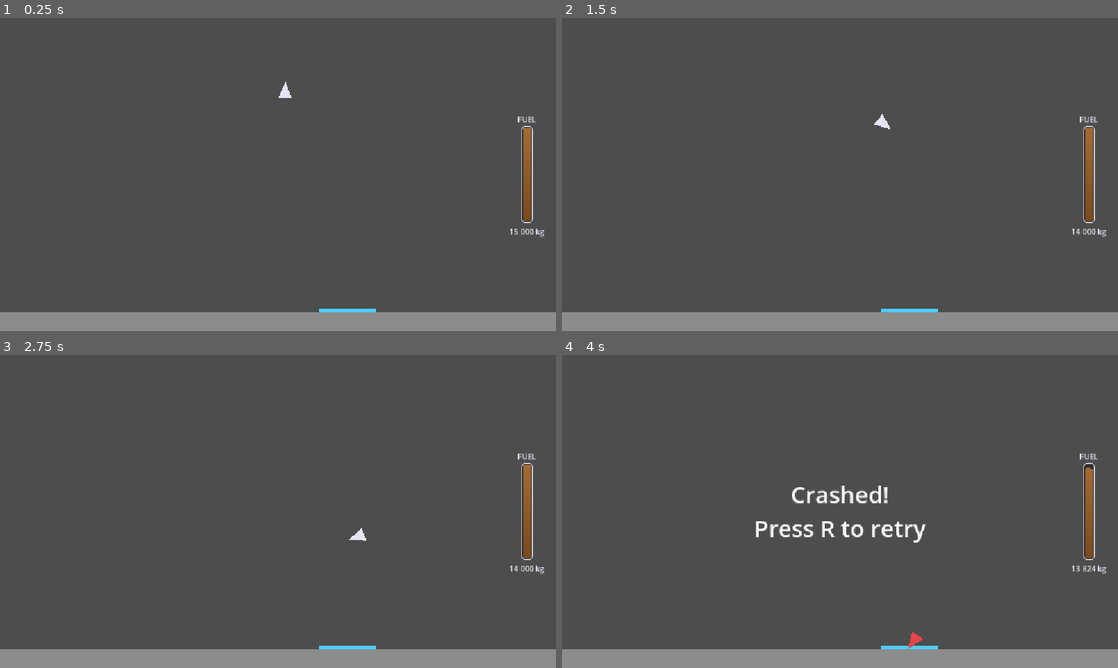
Above: before the commit, frames 1-4 (two rows, left to right).
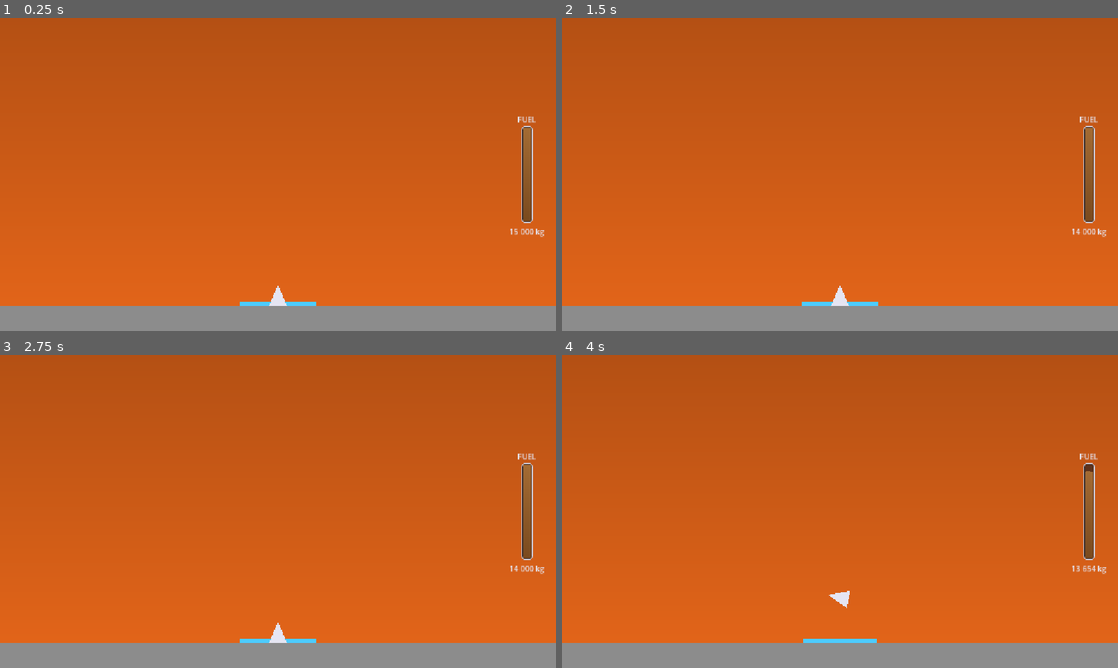
Above: after the commit, the same moments.

Repository: pkopczynski/lunar-lander
Game: Godot game, scene res://main.tscn
Two runs of this game, one before a commit and one after it. Both use one fixed random seed, a clock stepped at 60 frames per second and the inputs below.
Inputs:
- Up to frame 1 (0.25 s): no input
- Up to frame 2 (1.5 s): hold Right (ui_right) 0.53-1.28 s; hold - (weight_down) from 1.28 s (still down)
- Up to frame 3 (2.75 s): release - (weight_down) at 2.03 s; hold Right (ui_right) from 2.03 s (still down)
- Up to frame 4 (4 s): release Right (ui_right) at 2.78 s; hold Up (ui_up) 2.78-3.53 s; hold Left (ui_left) from 3.53 s (still down)

The runs differ from the first frame. In frame 1, 93% of the frame differs, in the area x 0-100%, y 0-94%; in frame 2, 93%; in frame 3, 93%; in frame 4, 93%.

Commit message:
feat: add deep space, station docking and region-aware camera
The world is now a tall column: a surface with gravity and mountains,
a border into gravity-free deep space, and a station maze in the
ceiling with a parking spot to dock in. Crossing the border needs
enough speed or the ship bounces back; soft walls and steering keep
the ship inside the world.

A follow camera zooms per region (close on the surface and at the
station, wide in deep space), zooms out with speed, and shakes and
punches in to 3x when the ship crosses the border. The surface and
deep space are 2.5x and 2x taller than the first layout.

Co-Authored-By: Claude Opus 5.5 <noreply@anthropic.com>

Diff:
--- /dev/null
+++ b/camera.gd
@@ -0,0 +1,74 @@
+class_name FollowCamera
+extends Camera2D
+
+const SURFACE_ZOOM := 1.3
+const DEEP_SPACE_ZOOM := 0.6
+const STATION_ZOOM := 1.3
+# Below the station, the zoom blends from deep space to station over this distance.
+const STATION_BLEND := 600.0
+
+const SLOW_SPEED := 50.0
+const FAST_SPEED := 400.0
+# Multiplies the region zoom at full speed.
+const FAST_ZOOM_FACTOR := 0.65
+const ZOOM_EASE_SPEED := 2.0
+
+const PUNCH_ZOOM := 3.0
+const PUNCH_IN_TIME := 0.35
+const PUNCH_HOLD_TIME := 0.25
+const PUNCH_OUT_TIME := 1.4
+
+const SHAKE_TIME := 2.0
+const SHAKE_STRENGTH := 10.0
+
+var shake_left := 0.0
+var eased_zoom := SURFACE_ZOOM
+var punch_factor := 1.0
+var punch_tween: Tween
+
+@onready var lander: Lander = get_parent()
+
+
+func _ready() -> void:
+	limit_top = int(Station.TOP_Y)
+	limit_bottom = int(World.GROUND_BOTTOM_Y)
+
+
+func _process(delta: float) -> void:
+	var fast_share := clampf(inverse_lerp(SLOW_SPEED, FAST_SPEED, lander.velocity.length()), 0.0, 1.0)
+	var target := region_zoom() * lerpf(1.0, FAST_ZOOM_FACTOR, fast_share)
+	eased_zoom = lerpf(eased_zoom, target, 1.0 - exp(-ZOOM_EASE_SPEED * delta))
+	zoom = Vector2.ONE * eased_zoom * punch_factor
+	fit_side_limits()
+
+	shake_left = maxf(shake_left - delta, 0.0)
+	offset = Vector2(randf_range(-1.0, 1.0), randf_range(-1.0, 1.0)) * SHAKE_STRENGTH * shake_left / SHAKE_TIME
+
+
+func region_zoom() -> float:
+	if not lander.in_deep_space:
+		return SURFACE_ZOOM
+	var station_share := smoothstep(World.SPACE_TOP_Y + STATION_BLEND, World.SPACE_TOP_Y, lander.position.y)
+	return lerpf(DEEP_SPACE_ZOOM, STATION_ZOOM, station_share)
+
+
+# The sides clamp to the world edges, but a view wider than the world is
+# centred on it instead of pinned to the right edge.
+func fit_side_limits() -> void:
+	var view_width := get_viewport_rect().size.x / zoom.x
+	var extra := maxf(view_width - World.WORLD_WIDTH, 0.0) / 2.0
+	limit_left = int(-extra)
+	limit_right = int(World.WORLD_WIDTH + extra)
+
+
+func shake() -> void:
+	shake_left = SHAKE_TIME
+
+
+func punch() -> void:
+	if punch_tween:
+		punch_tween.kill()
+	punch_tween = create_tween().set_trans(Tween.TRANS_SINE).set_ease(Tween.EASE_IN_OUT)
+	punch_tween.tween_property(self, "punch_factor", PUNCH_ZOOM, PUNCH_IN_TIME)
+	punch_tween.tween_interval(PUNCH_HOLD_TIME)
+	punch_tween.tween_property(self, "punch_factor", 1.0, PUNCH_OUT_TIME)
--- a/lander.gd
+++ b/lander.gd
@@ -4,7 +4,6 @@
 const GRAVITY := 60.0
 const THRUST := 150.0
 const ROTATION_SPEED := 3.0
-const START_DRIFT := 60.0
 
 const DEFAULT_DRY_MASS := 10000.0
 const MIN_DRY_MASS := 5000.0
@@ -28,28 +27,53 @@
 const MAX_LANDING_VERTICAL_SPEED := 50.0
 const MAX_LANDING_HORIZONTAL_SPEED := 25.0
 const MAX_LANDING_ANGLE_DEG := 15.0
-
-const PAD_CENTER_X := 720.0
+const MAX_DOCKING_SPEED := 40.0
+
+const PAD_CENTER_X := World.WORLD_WIDTH / 2.0
 const PAD_WIDTH := 120.0
 const PAD_HEIGHT := 6.0
 
+# Gravity fades out over this strip just below the border.
+const BORDER_BAND := 200.0
+const CROSSING_SPEED := 150.0
+const BOUNCE_STIFFNESS := 9.0
+
+const STEER_DISTANCE := 150.0
+const STEER_SPEED := 100.0
+const STEER_BRAKING := 600.0
+# Below this vertical speed, steering turns the nose up.
+const STEER_STILL_SPEED := 20.0
+
+const SOFT_WALL_WIDTH := 150.0
+const SOFT_WALL_DAMPING := 8.0
+const SOFT_WALL_PUSH := 300.0
+
 const LANDED_COLOR := Color(0.3, 1.0, 0.4)
 const CRASHED_COLOR := Color(1.0, 0.3, 0.3)
 
 var dry_mass := DEFAULT_DRY_MASS
 var fuel := FUEL_CAPACITY
-var landed := false
-var landed_time := 0.0
+# Every run starts resting on the pad.
+var landed := true
+var docked := false
+var rest_time := 0.0
 var since_liftoff := INF
 var level_tween: Tween
+var in_deep_space := false
+var bouncing := false
+var steering_after_crossing := false
+var can_dock := true
 
 @onready var flame: Polygon2D = $Flame
+@onready var hull: CollisionPolygon2D = $CollisionPolygon2D
+@onready var camera: FollowCamera = $Camera
+@onready var ground: StaticBody2D = $"../Ground"
 @onready var pad: Polygon2D = $"../Ground/Pad"
+@onready var station: Station = $"../Station"
 @onready var message: Label = $"../UI/Message"
 
 
 func _ready() -> void:
-	velocity.x = START_DRIFT
 	var half := PAD_WIDTH / 2.0
 	pad.position.x = PAD_CENTER_X - pad.get_parent().position.x
 	pad.polygon = PackedVector2Array([
@@ -70,16 +94,19 @@
 func _physics_process(delta: float) -> void:
 	var thrusting := Input.is_action_pressed("ui_up") and fuel > 0.0
 	flame.visible = thrusting
-	if landed:
+	if landed or docked:
 		if not thrusting:
 			rest(delta)
 			return
 		lift_off()
 
-	rotation += Input.get_axis("ui_left", "ui_right") * ROTATION_SPEED * delta
+	if is_steered():
+		rotation = rotate_toward(rotation, steer_rotation(), ROTATION_SPEED * delta)
+	else:
+		rotation += Input.get_axis("ui_left", "ui_right") * ROTATION_SPEED * delta
 
 	var mass_factor := total_mass() / REFERENCE_MASS
-	velocity.y += GRAVITY * (1.0 + GRAVITY_MASS_SCALE * (mass_factor - 1.0)) * delta
+	velocity.y += GRAVITY * (1.0 + GRAVITY_MASS_SCALE * (mass_factor - 1.0)) * gravity_share() * delta
 
 	if thrusting:
 		var thrust_dir := Vector2.UP.rotated(rotation)
@@ -87,24 +114,35 @@
 		velocity += thrust_dir * THRUST / mass_factor * delta
 	since_liftoff += delta
 
+	if bouncing:
+		# A spring back toward the border, so a ship too slow to cross bounces off it.
+		velocity.y -= BOUNCE_STIFFNESS * (position.y - World.BORDER_Y) * delta
+	if steering_after_crossing and velocity.length() > STEER_SPEED:
+		velocity = velocity.limit_length(move_toward(velocity.length(), STEER_SPEED, STEER_BRAKING * delta))
+	push_off_soft_walls(delta)
+
 	# move_and_slide() cancels velocity into the ground, so keep the impact velocity.
 	var impact_velocity := velocity
 	move_and_slide()
 
 	if get_slide_collision_count() > 0:
-		if is_safe_landing(impact_velocity):
+		if touched_only_ground() and is_safe_landing(impact_velocity):
 			land()
 		else:
 			crash()
 		return
 
-	var screen := get_viewport_rect()
-	if position.x < screen.position.x or position.x > screen.end.x or position.y > screen.end.y:
-		crash()
+	keep_inside_world()
+	cross_border()
+	try_docking(thrusting)
 
 
 func total_mass() -> float:
 	return dry_mass + fuel
+
+
+func gravity_share() -> float:
+	return smoothstep(World.BORDER_Y, World.BORDER_Y + BORDER_BAND, position.y)
 
 
 func burn_multiplier(thrust_dir: Vector2) -> float:
@@ -114,6 +152,80 @@
 	var opposing := maxf(0.0, -thrust_dir.dot(velocity.normalized()))
 	var speed_share := clampf(velocity.length() / BRAKING_FULL_SPEED, 0.0, 1.0)
 	return multiplier * (1.0 + BRAKING_BURN_FACTOR * opposing * speed_share)
+
+
+func is_steered() -> bool:
+	return steering_after_crossing or soft_wall_depth() > 0.0
+
+
+func steer_rotation() -> float:
+	return PI if velocity.y > STEER_STILL_SPEED else 0.0
+
+
+func soft_wall_depth() -> float:
+	# Below the mountain tops the mountains wall the sides instead.
+	if position.y >= World.MOUNTAIN_TOP_Y:
+		return 0.0
+	var edge_distance := minf(position.x, World.WORLD_WIDTH - position.x)
+	return maxf(SOFT_WALL_WIDTH - edge_distance, 0.0)
+
+
+func push_off_soft_walls(delta: float) -> void:
+	var depth := soft_wall_depth()
+	if depth <= 0.0:
+		return
+	var inward := 1.0 if position.x < World.WORLD_WIDTH / 2.0 else -1.0
+	if velocity.x * inward < 0.0:
+		velocity.x *= exp(-SOFT_WALL_DAMPING * delta)
+	velocity.x += inward * SOFT_WALL_PUSH * depth / SOFT_WALL_WIDTH * delta
+
+
+func keep_inside_world() -> void:
+	if position.y >= World.MOUNTAIN_TOP_Y:
+		return
+	var clamped_x := clampf(position.x, 0.0, World.WORLD_WIDTH)
+	if clamped_x != position.x:
+		position.x = clamped_x
+		velocity.x = 0.0
+
+
+func cross_border() -> void:
+	if absf(position.y - World.BORDER_Y) > STEER_DISTANCE:
+		steering_after_crossing = false
+	var past_border := (position.y < World.BORDER_Y) != in_deep_space
+	if not past_border:
+		bouncing = false
+		return
+	if bouncing:
+		return
+	if absf(velocity.y) >= CROSSING_SPEED:
+		in_deep_space = not in_deep_space
+		steering_after_crossing = true
+		camera.shake()
+		camera.punch()
+	else:
+		bouncing = true
+
+
+func try_docking(thrusting: bool) -> void:
+	if not is_inside_spot():
+		can_dock = true
+	elif can_dock and not thrusting and velocity.length() <= MAX_DOCKING_SPEED:
+		dock()
+
+
+func is_inside_spot() -> bool:
+	for point in hull.polygon:
+		if not station.parking_spot.has_point(to_global(point)):
+			return false
+	return true
+
+
+func touched_only_ground() -> bool:
+	for i in get_slide_collision_count():
+		if get_slide_collision(i).get_collider() != ground:
+			return false
+	return true
 
 
 func is_safe_landing(impact_velocity: Vector2) -> bool:
@@ -128,31 +240,49 @@
 
 func land() -> void:
 	landed = true
-	landed_time = 0.0
+	settle("Landed!")
+	# Leveling lifts the corner that touched down, so drop back onto the ground.
+	level_tween.tween_callback(move_and_collide.bind(Vector2.DOWN * PAD_HEIGHT * 4.0))
+
+
+func dock() -> void:
+	docked = true
+	settle("Docked!")
+
+
+func settle(title: String) -> void:
+	rest_time = 0.0
 	velocity = Vector2.ZERO
 	# Wrap first so leveling never unwinds the player's full spins.
 	rotation = wrapf(rotation, -PI, PI)
 	level_tween = create_tween()
 	level_tween.tween_property(self, "rotation", 0.0, LEVEL_TIME) \
 		.set_trans(Tween.TRANS_SINE).set_ease(Tween.EASE_OUT)
-	# Leveling lifts the corner that touched down, so drop back onto the ground.
-	level_tween.tween_callback(move_and_collide.bind(Vector2.DOWN * PAD_HEIGHT * 4.0))
 	modulate = LANDED_COLOR
-	message.text = "Landed!"
+	message.text = title
 	message.visible = true
 
 
 func rest(delta: float) -> void:
-	landed_time += delta
-	var refueling := landed_time >= REFUEL_DELAY and fuel < FUEL_CAPACITY
+	# A docked ship may turn in place to face the way out.
+	if docked and not level_tween.is_running():
+		rotation += Input.get_axis("ui_left", "ui_right") * ROTATION_SPEED * delta
+	rest_time += delta
+	var refueling := rest_time >= REFUEL_DELAY and fuel < FUEL_CAPACITY
 	if refueling:
 		fuel = minf(fuel + REFUEL_RATE * delta, FUEL_CAPACITY)
-	message.text = "Landed!\nRefueling…" if refueling else "Landed!"
+	var title := "Docked!" if docked else "Landed!"
+	message.text = title + "\nRefueling…" if refueling else title
 
 
 func lift_off() -> void:
+	# Only leaving the pad costs extra fuel; undocking burns at the default rate.
+	if landed:
+		since_liftoff = 0.0
+	if docked:
+		can_dock = false
 	landed = false
-	since_liftoff = 0.0
+	docked = false
 	if level_tween:
 		level_tween.kill()
 	modulate = Color.WHITE
--- a/main.tscn
+++ b/main.tscn
@@ -2,18 +2,22 @@
 
 [ext_resource type="Script" path="res://lander.gd" id="1_lander"]
 [ext_resource type="Script" path="res://hud.gd" id="2_hud"]
+[ext_resource type="Script" path="res://world.gd" id="3_world"]
+[ext_resource type="Script" path="res://station.gd" id="4_station"]
+[ext_resource type="Script" path="res://camera.gd" id="5_camera"]
 
 [sub_resource type="RectangleShape2D" id="RectangleShape2D_ground"]
 size = Vector2(4000, 40)
 
 [node name="Main" type="Node2D"]
+script = ExtResource("3_world")
 
 [node name="Ground" type="StaticBody2D" parent="."]
-position = Vector2(576, 628)
+position = Vector2(1000, 628)
 
 [node name="Polygon2D" type="Polygon2D" parent="Ground"]
 color = Color(0.55, 0.55, 0.55, 1)
-polygon = PackedVector2Array(-2000, -20, 2000, -20, 2000, 20, -2000, 20)
+polygon = PackedVector2Array(-1300, -20, 1300, -20, 1300, 20, -1300, 20)
 
 [node name="CollisionShape2D" type="CollisionShape2D" parent="Ground"]
 shape = SubResource("RectangleShape2D_ground")
@@ -22,8 +26,13 @@
 position = Vector2(144, -20)
 color = Color(0.3, 0.8, 1, 1)
 
+[node name="Mountains" type="StaticBody2D" parent="."]
+
+[node name="Station" type="StaticBody2D" parent="."]
+script = ExtResource("4_station")
+
 [node name="Lander" type="CharacterBody2D" parent="."]
-position = Vector2(576, 150)
+position = Vector2(1000, 594)
 script = ExtResource("1_lander")
 
 [node name="Body" type="Polygon2D" parent="Lander"]
@@ -37,6 +46,11 @@
 
 [node name="CollisionPolygon2D" type="CollisionPolygon2D" parent="Lander"]
 polygon = PackedVector2Array(0, -20, 14, 14, -14, 14)
+
+[node name="Camera" type="Camera2D" parent="Lander"]
+position_smoothing_enabled = true
+position_smoothing_speed = 5.0
+script = ExtResource("5_camera")
 
 [node name="UI" type="CanvasLayer" parent="."]
 
--- a/project.godot
+++ b/project.godot
@@ -26,6 +26,8 @@
 
 [rendering]
 
+environment/defaults/default_clear_color=Color(0, 0, 0, 1)
+
 rendering_device/driver.windows="d3d12"
 renderer/rendering_method="gl_compatibility"
 renderer/rendering_method.mobile="gl_compatibility"
--- /dev/null
+++ b/station.gd
@@ -0,0 +1,67 @@
+class_name Station
+extends StaticBody2D
+
+const PASSAGE_WIDTH := 100.0
+const ENTRY_LENGTH := 300.0
+const ARM_LENGTH := 400.0
+const ARM_COUNT := 3
+const ARM_GAP := 120.0
+const ROOF_THICKNESS := 200.0
+const TOP_Y := World.SPACE_TOP_Y - ENTRY_LENGTH - ARM_COUNT * PASSAGE_WIDTH \
+	- (ARM_COUNT - 1) * ARM_GAP - ROOF_THICKNESS
+
+const SPOT_SIZE := Vector2(120, 136)
+const CHAMBER_MARGIN := 25.0
+
+const WALL_COLOR := Color(0.3, 0.33, 0.4)
+const SPOT_COLOR := Color(0.3, 0.8, 1.0)
+const SPOT_LINE_WIDTH := 3.0
+
+var parking_spot: Rect2
+
+
+func _ready() -> void:
+	var center_x := World.WORLD_WIDTH / 2.0
+	var half := PASSAGE_WIDTH / 2.0
+	var shaft_top := TOP_Y + ROOF_THICKNESS
+	var shaft_bottom := World.SPACE_TOP_Y - ENTRY_LENGTH
+	# The entry corridor and the shaft above it are one straight cut. It reaches
+	# below the station so the cut opens the bottom face.
+	var passages: Array[Rect2] = [
+		Rect2(center_x - half, shaft_top, PASSAGE_WIDTH, World.SPACE_TOP_Y + half - shaft_top),
+	]
+	# Arms of two E letters, back to back: three to the left, three to the right.
+	var ending_centers: Array[Vector2] = []
+	var chamber_size := SPOT_SIZE + Vector2.ONE * CHAMBER_MARGIN * 2.0
+	for i in ARM_COUNT:
+		var arm_y := shaft_bottom - PASSAGE_WIDTH - i * (PASSAGE_WIDTH + ARM_GAP)
+		for side: float in [-1.0, 1.0]:
+			passages.append(Rect2(center_x, arm_y, side * (half + ARM_LENGTH), PASSAGE_WIDTH).abs())
+			var tip_x := center_x + side * (half + ARM_LENGTH)
+			ending_centers.append(Vector2(tip_x - side * chamber_size.x / 2.0, arm_y + half))
+
+	var spot_center: Vector2 = ending_centers.pick_random()
+	parking_spot = Rect2(spot_center - SPOT_SIZE / 2.0, SPOT_SIZE)
+	passages.append(Rect2(spot_center - chamber_size / 2.0, chamber_size))
+
+	var open := rect_polygon(passages[0])
+	for passage in passages.slice(1):
+		open = Geometry2D.merge_polygons(open, rect_polygon(passage))[0]
+	var block := rect_polygon(Rect2(-World.SIDE_OVERHANG, TOP_Y,
+		World.WORLD_WIDTH + 2.0 * World.SIDE_OVERHANG, World.SPACE_TOP_Y - TOP_Y))
+	for wall in Geometry2D.clip_polygons(block, open):
+		var shape := CollisionPolygon2D.new()
+		shape.polygon = wall
+		add_child(shape)
+		var visual := Polygon2D.new()
+		visual.polygon = wall
+		visual.color = WALL_COLOR
+		add_child(visual)
+
+
+func _draw() -> void:
+	draw_rect(parking_spot, SPOT_COLOR, false, SPOT_LINE_WIDTH)
+
+
+static func rect_polygon(rect: Rect2) -> PackedVector2Array:
+	return PackedVector2Array([rect.position, Vector2(rect.end.x, rect.position.y), rect.end, Vector2(rect.position.x, rect.end.y)])
--- /dev/null
+++ b/world.gd
@@ -0,0 +1,82 @@
+class_name World
+extends Node2D
+
+const WORLD_WIDTH := 2000.0
+# Background drawn past the side edges, for windows wider than the world.
+const SIDE_OVERHANG := 1200.0
+const GROUND_BOTTOM_Y := 648.0
+# About 7 s of full thrust straight up from the pad.
+const BORDER_Y := -1660.0
+const SPACE_TOP_Y := -4260.0
+
+const MOUNTAIN_TOP_Y := 208.0
+# Left mountain outline; the right one is its mirror image.
+const MOUNTAIN_OUTLINE := [
+	Vector2(-SIDE_OVERHANG, 640), Vector2(-SIDE_OVERHANG, MOUNTAIN_TOP_Y), Vector2(30, MOUNTAIN_TOP_Y),
+	Vector2(70, 260), Vector2(110, 240), Vector2(150, 320), Vector2(130, 370), Vector2(190, 410),
+	Vector2(170, 460), Vector2(230, 500), Vector2(210, 550), Vector2(250, 600), Vector2(250, 640),
+]
+const MOUNTAIN_COLOR := Color(0.35, 0.33, 0.33)
+
+const SURFACE_COLOR := Color(0.9, 0.4, 0.1)
+
+const STAR_SEED := 7
+# Area of deep space per star, in px².
+const STAR_SPACING := 6000.0
+const STAR_RADIUS_MIN := 1.0
+const STAR_RADIUS_MAX := 2.0
+const SURFACE_STAR_DEPTH := 300.0
+const SURFACE_STAR_SHARE := 0.4
+
+var star_positions := PackedVector2Array()
+var star_radii := PackedFloat32Array()
+var star_alphas := PackedFloat32Array()
+
+@onready var mountains: StaticBody2D = $Mountains
+
+
+func _ready() -> void:
+	var outline := PackedVector2Array(MOUNTAIN_OUTLINE)
+	var mirrored := PackedVector2Array()
+	for point in outline:
+		mirrored.append(Vector2(WORLD_WIDTH - point.x, point.y))
+	build_mountain(outline)
+	build_mountain(mirrored)
+
+	var rng := RandomNumberGenerator.new()
+	rng.seed = STAR_SEED
+	var width := WORLD_WIDTH + 2.0 * SIDE_OVERHANG
+	var deep := Rect2(-SIDE_OVERHANG, SPACE_TOP_Y, width, BORDER_Y - SPACE_TOP_Y)
+	add_stars(rng, deep, roundi(deep.get_area() / STAR_SPACING))
+	var surface := Rect2(-SIDE_OVERHANG, BORDER_Y, width, SURFACE_STAR_DEPTH)
+	add_stars(rng, surface, roundi(surface.get_area() / STAR_SPACING * SURFACE_STAR_SHARE))
+
+
+func build_mountain(outline: PackedVector2Array) -> void:
+	var shape := CollisionPolygon2D.new()
+	shape.polygon = outline
+	mountains.add_child(shape)
+	var visual := Polygon2D.new()
+	visual.polygon = outline
+	visual.color = MOUNTAIN_COLOR
+	mountains.add_child(visual)
+
+
+func add_stars(rng: RandomNumberGenerator, area: Rect2, count: int) -> void:
+	for i in count:
+		var star := Vector2(rng.randf_range(area.position.x, area.end.x), rng.randf_range(area.position.y, area.end.y))
+		star_positions.append(star)
+		star_radii.append(rng.randf_range(STAR_RADIUS_MIN, STAR_RADIUS_MAX))
+		# Stars below the border fade out toward the bright surface.
+		star_alphas.append(1.0 - clampf((star.y - BORDER_Y) / SURFACE_STAR_DEPTH, 0.0, 1.0))
+
+
+func _draw() -> void:
+	var left := -SIDE_OVERHANG
+	var right := WORLD_WIDTH + SIDE_OVERHANG
+	draw_polygon(PackedVector2Array([
+		Vector2(left, BORDER_Y), Vector2(right, BORDER_Y),
+		Vector2(right, GROUND_BOTTOM_Y), Vector2(left, GROUND_BOTTOM_Y),
+	]), PackedColorArray([Color.BLACK, Color.BLACK, SURFACE_COLOR, SURFACE_COLOR]))
+	for i in star_positions.size():
+		draw_circle(star_positions[i], star_radii[i], Color(1, 1, 1, star_alphas[i]))
Not shown, added: camera.gd.uid
Not shown, added: station.gd.uid
Not shown, added: world.gd.uid
Not shown, added: GLOSSARY.md
